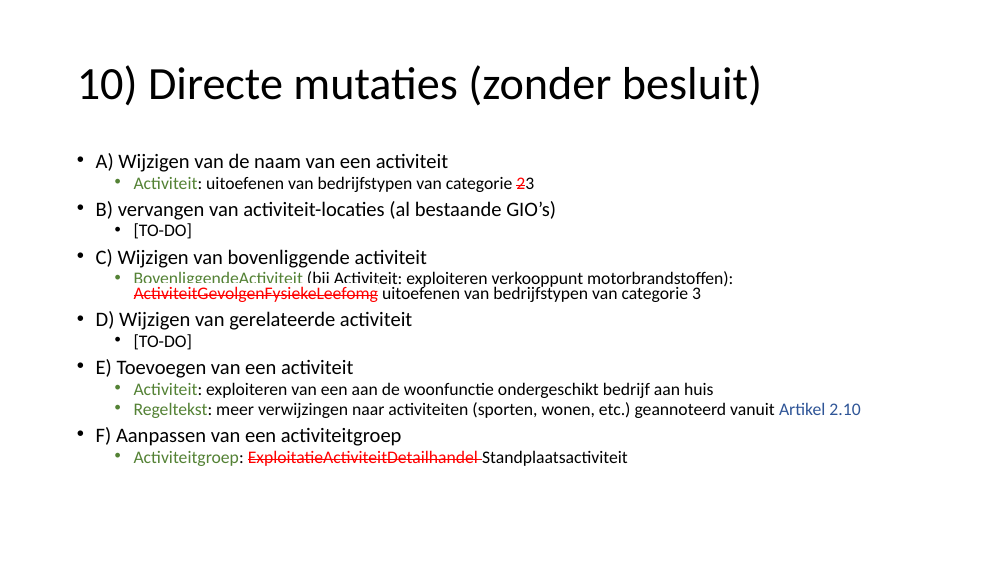
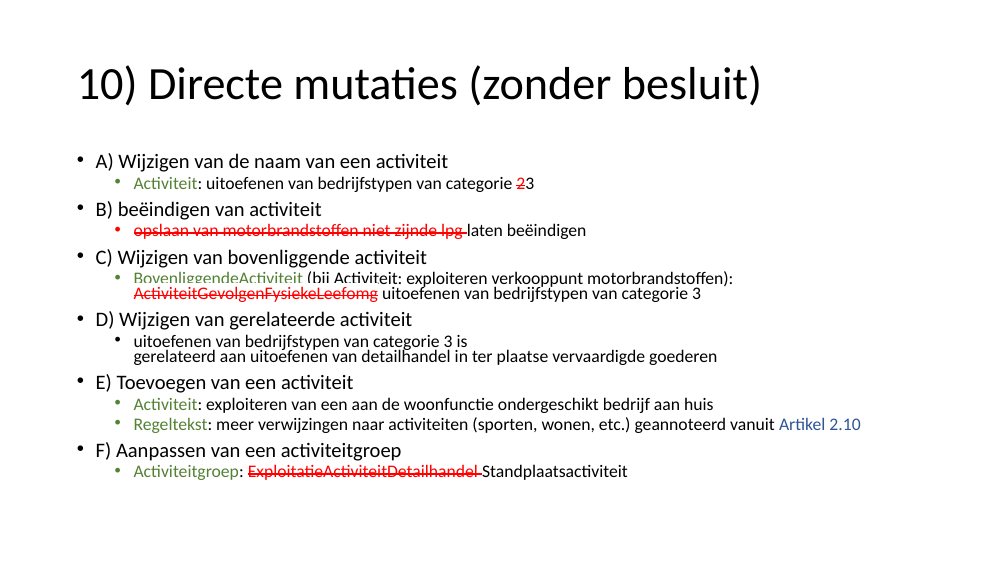
Before and after one commit to Geonovum/xml_omgevingsplan_gemeentestad, a slide deck: slide 24 of Submutatiescenario_s.pptx. Drawn at 1008x567 pixels with LibreOffice and Linux fonts; fonts in the diff are those of the drawing. Boxes give left, top, right and bottom in pixels: in the first picture for what was removed or moved away, otherwise in the second. Text is boxed around its words. In the diff, an @@ line names an element or a change of style, - is before the commit and + after.

Commit message:
directe mutatie aangepast, en consolidatiemap netter gemaakt

```diff
--- a/Submutatiescenario_s.pptx
+++ b/Submutatiescenario_s.pptx
@@ text at box(96, 201, 587, 239): text changed; size 19.6 to 16.8 pt @@
-• B) vervangen van activiteit-locaties (al bestaande GIO’s)
-  • [TO-DO]
+• B) beëindigen van activiteit
+  • opslaan van motorbrandstoffen niet zijnde lpg laten beëindigen
@@ text at box(134, 334, 717, 365): text changed @@
-  • [TO-DO]
+  • uitoefenen van bedrijfstypen van categorie 3 is
+    gerelateerd aan uitoefenen van detailhandel in ter plaatse vervaardigde goederen
```
Also in this commit, not shown: 4 other files.
